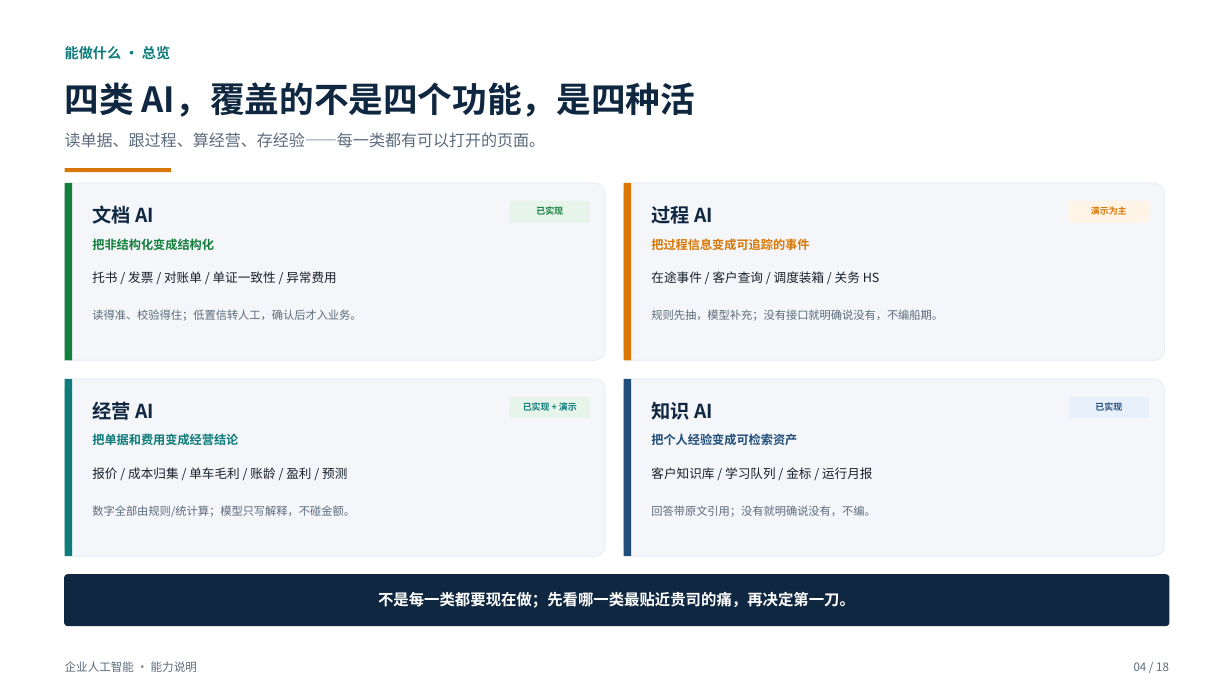
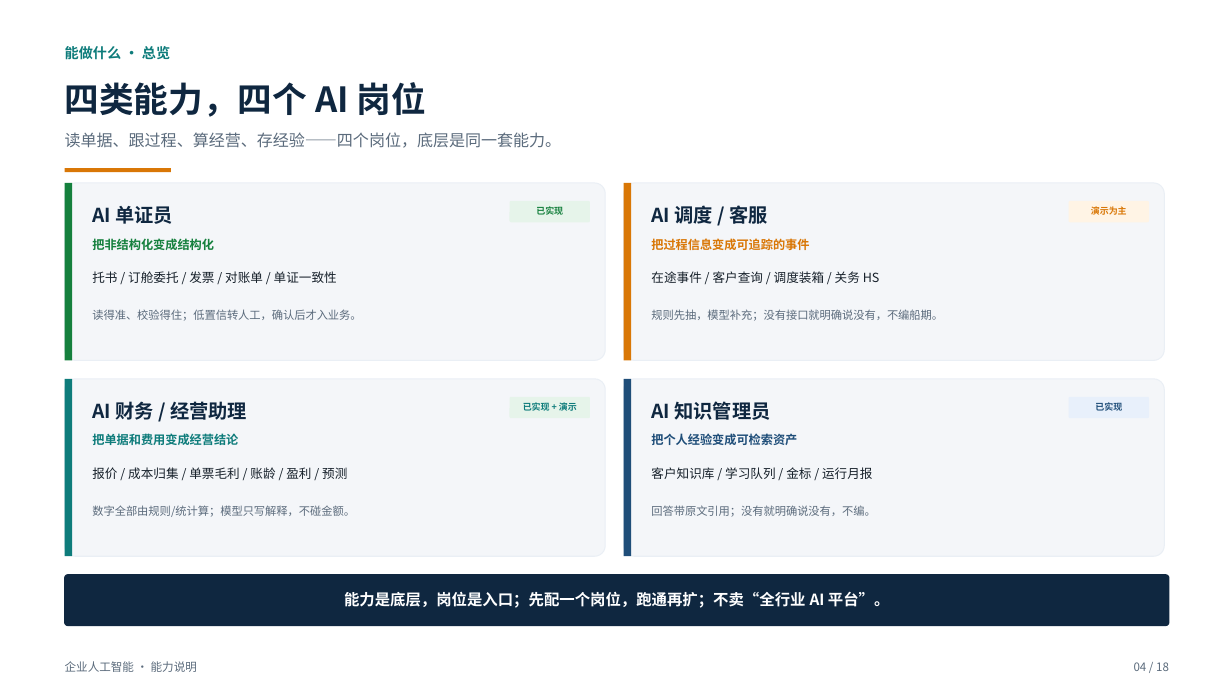
Before and after one commit to roma007/Enterprise-AI, a slide deck: slide 4 of 会客包/reports/客户老板版_系统能力介绍_2026-11-08.pptx. Drawn at 1232x693 pixels with LibreOffice and Linux fonts; fonts in the diff are those of the drawing. Boxes give left, top, right and bottom in pixels: in the first picture for what was removed or moved away, otherwise in the second. Text is boxed around its words. In the diff, an @@ line names an element or a change of style, - is before the commit and + after.

Commit message:
docs(会客包): 客户视角优化 PPT 岗位与边界
图无影响：仅客户版 PPT、讲稿与会客材料；按通用 AI 广告对标改为四个 AI 岗位、三个不被锁定、只做港口/货代/拖车，并补订舱委托/驳船口径。

```diff
--- a/会客包/reports/客户老板版_系统能力介绍_2026-11-08.pptx
+++ b/会客包/reports/客户老板版_系统能力介绍_2026-11-08.pptx
@@ text at <box>65,82,426,117</box>: text changed @@
-四类 AI，覆盖的不是四个功能，是四种活
+四类能力，四个 AI 岗位
@@ text at <box>65,132,562,148</box>: text changed @@
-读单据、跟过程、算经营、存经验——每一类都有可以打开的页面。
+读单据、跟过程、算经营、存经验——四个岗位，底层是同一套能力。
@@ text at <box>92,206,173,224</box>: text changed @@
-文档 AI
+AI 单证员
@@ text at <box>651,205,767,224</box>: text changed @@
-过程 AI
+AI 调度 / 客服
@@ text at <box>92,271,337,283</box>: text changed @@
-托书 / 发票 / 对账单 / 单证一致性 / 异常费用
+托书 / 订舱委托 / 发票 / 对账单 / 单证一致性
@@ text at <box>92,401,247,420</box>: text changed @@
-经营 AI
+AI 财务 / 经营助理
@@ text at <box>651,401,770,420</box>: text changed @@
-知识 AI
+AI 知识管理员
@@ text at <box>92,467,347,479</box>: text changed @@
-报价 / 成本归集 / 单车毛利 / 账龄 / 盈利 / 预测
+报价 / 成本归集 / 单票毛利 / 账龄 / 盈利 / 预测
@@ text at <box>344,592,890,608</box>: text changed @@
-不是每一类都要现在做；先看哪一类最贴近贵司的痛，再决定第一刀。
+能力是底层，岗位是入口；先配一个岗位，跑通再扩；不卖“全行业 AI 平台”。
```
Also in this commit, not shown: 9 other slides changed, 6 other files.
